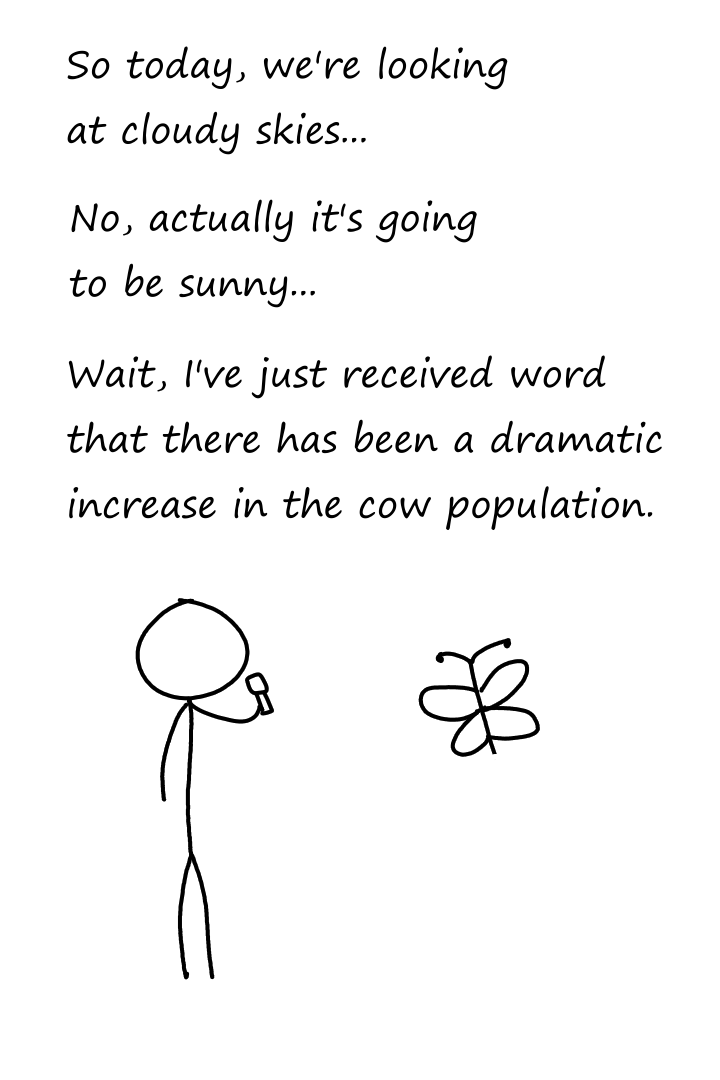
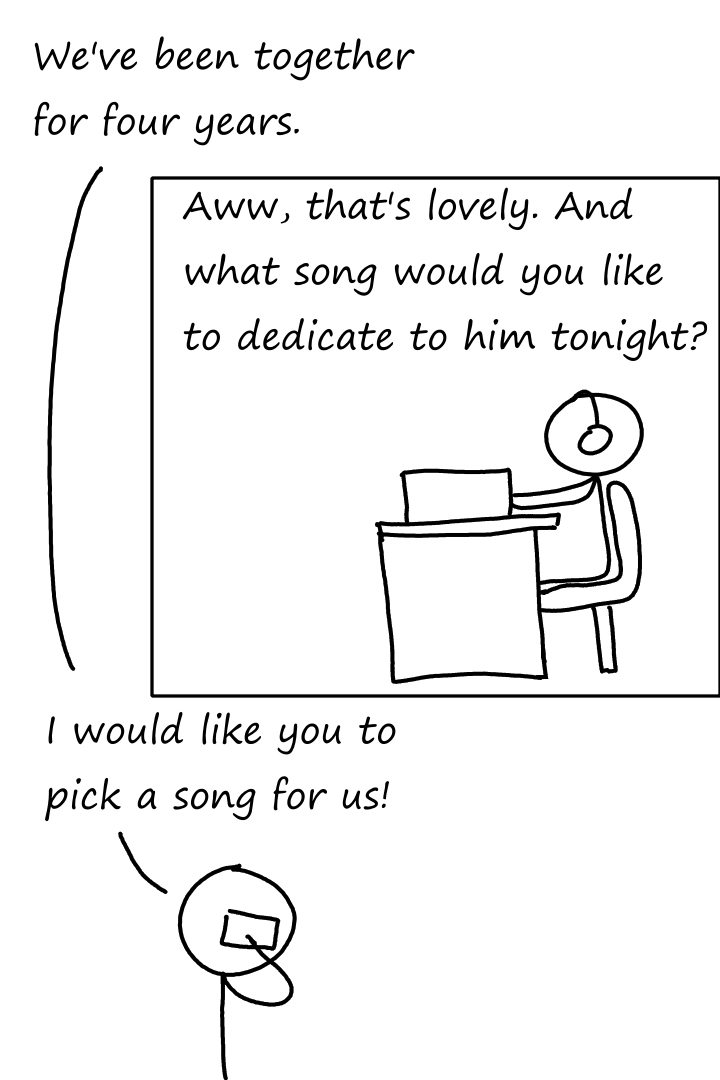
The second 720 x 1080 image is a revision of the first. Changes to its layers:
removed layer "Butterfly" over [left=384, top=576, right=576, bottom=808]
added layer "Saying" above "Table" over [left=34, top=128, right=192, bottom=896]
added layer "Table" above "Chair" over [left=349, top=381, right=669, bottom=760]
added layer "Chair" above "Person 2" over [left=410, top=442, right=666, bottom=698]
added layer "Person 2" above "Person 1" over [left=416, top=381, right=672, bottom=760]
painted on "Person 1" over [left=128, top=576, right=320, bottom=1080]
